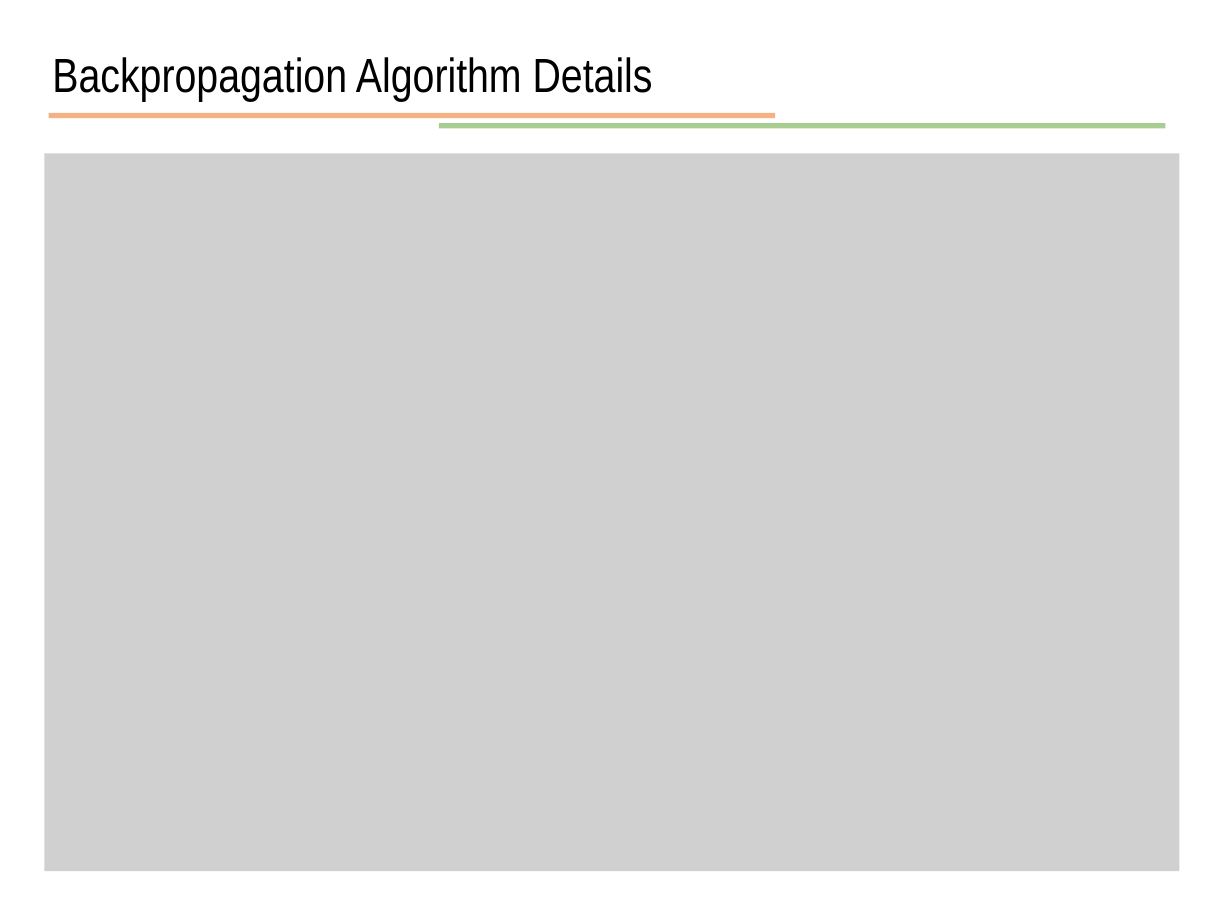
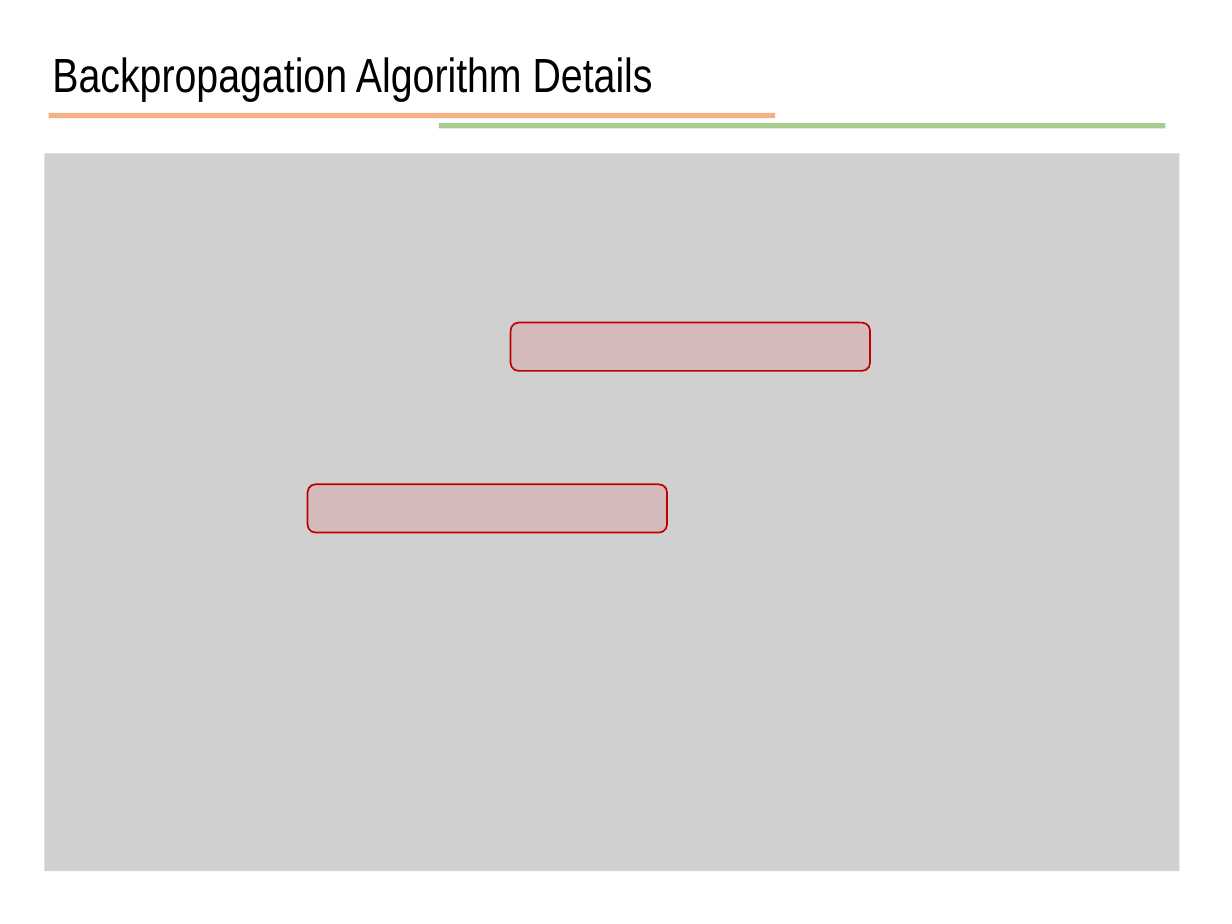
Before and after one commit to JunetaeKim/DeepLearningClass, a slide deck: slide 21 of Week7/week7 Backpropagation Algorithm Details.pptx. Drawn at 1232x924 pixels with LibreOffice and Linux fonts; fonts in the diff are those of the drawing; grey boxes stand for pictures. Boxes give left, top, right and bottom in pixels: in the first picture for what was removed or moved away, otherwise in the second. Text is boxed around its words. In the diff, an @@ line names an element or a change of style, - is before the commit and + after.

```diff
--- a/Week7/week7 Backpropagation Algorithm Details.pptx
+++ b/Week7/week7 Backpropagation Algorithm Details.pptx
@@ rounded rectangle added at bbox=[510, 323, 870, 371], fill #FF0000 at 10% opacity, outline #C00000 1 pt @@
@@ rounded rectangle added at bbox=[308, 484, 668, 532], fill #FF0000 at 10% opacity, outline #C00000 1 pt @@
```
Also in this commit, not shown: 13 other slides changed, 1 slide added, 1 other file.
